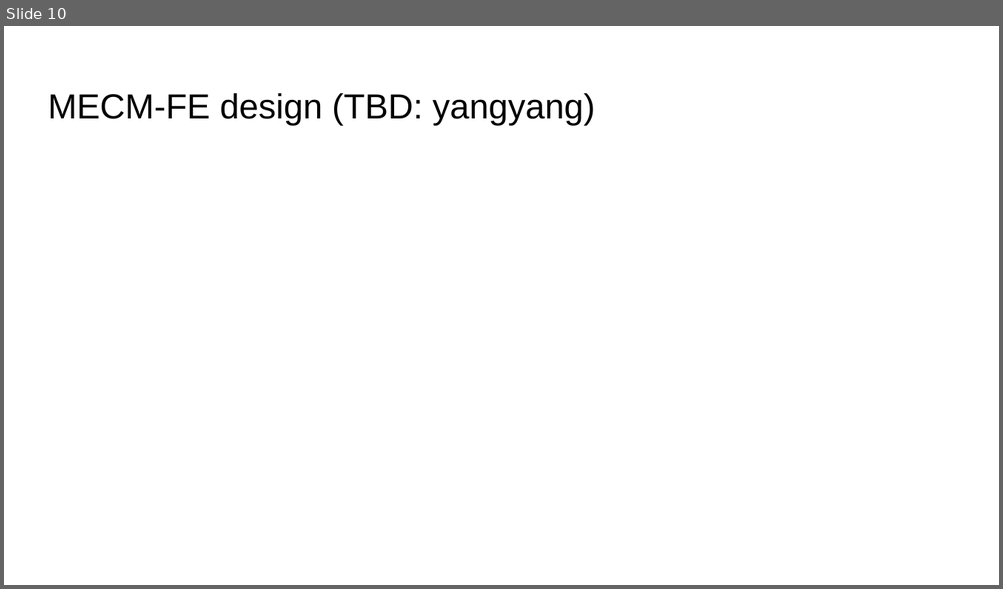
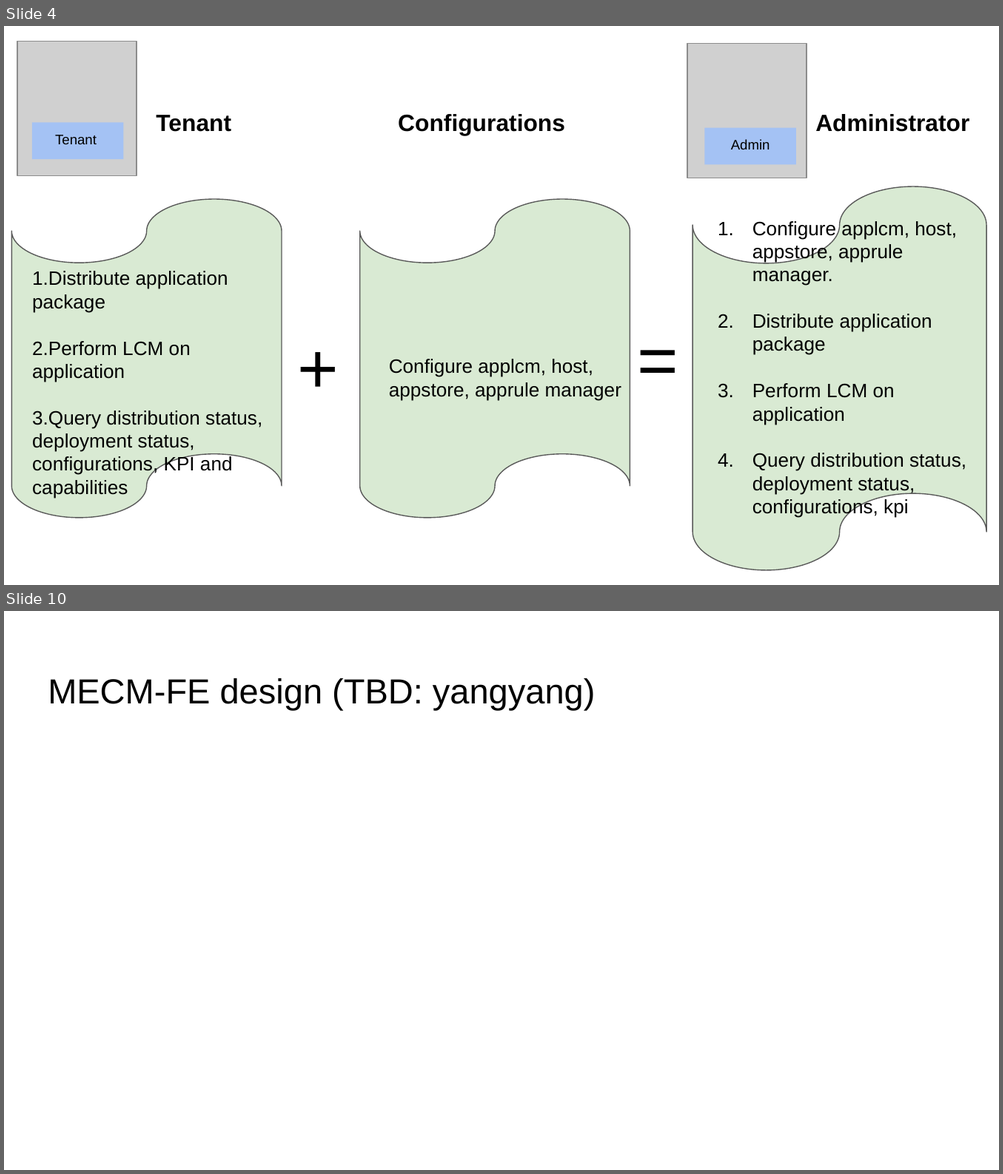
Before and after one commit to EdgeGallery/community, a slide deck: MECM PT/Release V1.1/MECM admin role support.pptx. Shown one above the other, each under a label of ours: slide 10 before the commit, slides 4 and 10 after it; the slides between them are not shown. The pictures are 1003x589 and 1003x1174 pixels, drawn with LibreOffice and Linux fonts; fonts in the diff are those of the drawing; grey boxes stand for pictures. Boxes give left, top, right and bottom in pixels: in the first picture for what was removed or moved away, otherwise in the second. Text is boxed around its words. In the diff, an @@ line names an element or a change of style, - is before the commit and + after.

Commit message:
mecm admin support

```diff
--- a/MECM PT/Release V1.1/MECM admin role support.pptx
+++ b/MECM PT/Release V1.1/MECM admin role support.pptx
@@ slide 4 added at (x1=4, y1=26, x2=999, y2=585), background #FFFFFF @@
@@ picture added at (x1=17, y1=41, x2=136, y2=175) @@
@@ picture added at (x1=687, y1=44, x2=807, y2=178) @@
@@ text added at (x1=398, y1=114, x2=565, y2=135), 17 pt, text #000000, bold @@
+Configurations
@@ text added at (x1=815, y1=114, x2=969, y2=132), 17 pt, text #000000, bold @@
+Administrator
@@ rectangle added at (x1=32, y1=122, x2=123, y2=159), fill #A4C2F4, 10 pt, text #000000 @@
+Tenant
@@ text added at (x1=156, y1=115, x2=231, y2=132), 17 pt, text #000000, bold @@
+Tenant
@@ rectangle added at (x1=704, y1=127, x2=796, y2=164), fill #A4C2F4, 10 pt, text #000000 @@
+Admin
@@ flow chart punched tape added at (x1=12, y1=199, x2=282, y2=518), fill #D9EAD3, outline #595959 0.75 pt @@
@@ flow chart punched tape added at (x1=360, y1=199, x2=629, y2=518), fill #D9EAD3, outline #595959 0.75 pt @@
@@ flow chart punched tape added at (x1=692, y1=187, x2=986, y2=571), fill #D9EAD3, outline #595959 0.75 pt, 14 pt, text #000000 @@
+1. Configure applcm, host, appstore, apprule manager.
+2. Distribute application package
+3. Perform LCM on application
+4. Query distribution status, deployment status, configurations, kpi
@@ text added at (x1=32, y1=271, x2=262, y2=499), 14 pt, text #000000 @@
+1.Distribute application package
+2.Perform LCM on application
+3.Query distribution status, deployment status, configurations, KPI and capabilities
@@ text added at (x1=287, y1=313, x2=339, y2=419), 51 pt, text #000000 @@
++
@@ text added at (x1=628, y1=304, x2=680, y2=410), 51 pt, text #000000 @@
+=
@@ text added at (x1=389, y1=359, x2=621, y2=400), 14 pt, text #000000 @@
+Configure applcm, host, appstore, apprule manager
```
Also in this commit, not shown: 7 slides changed, 3 other slides added, 4 slides removed.
